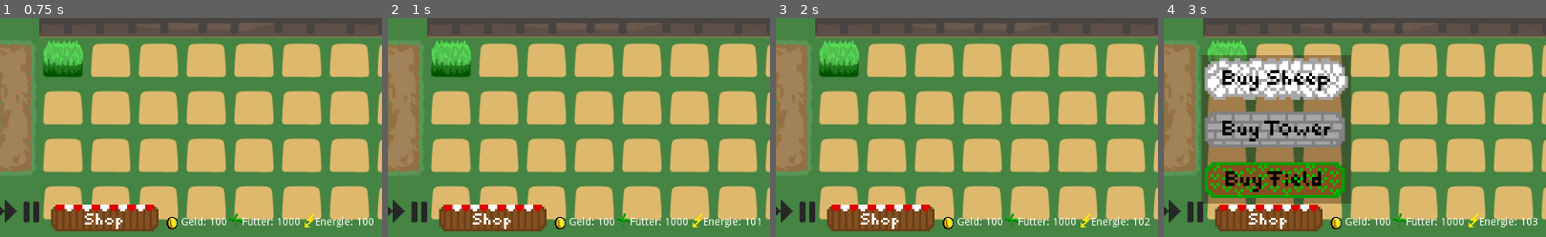
Above: before the commit, frames 1-4 (left to right).
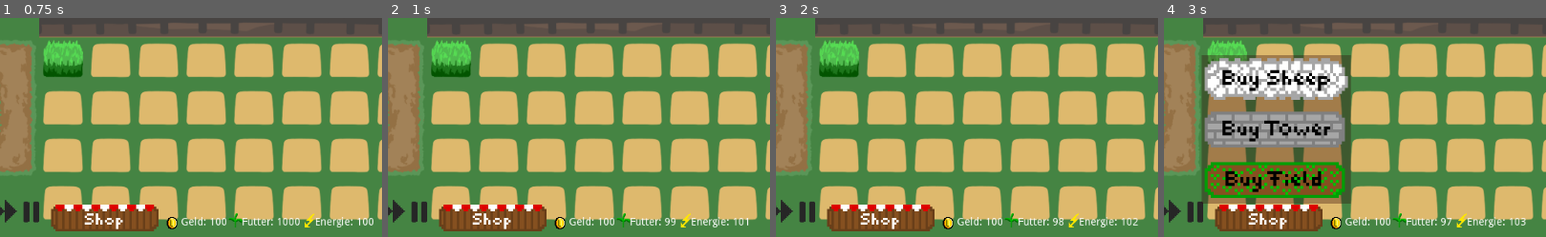
Above: after the commit, the same moments.

Repository: winnerbyhabit/bifigamejamWS19
Game: Godot game, scene res://Game.tscn
The game is run twice, just before and just after one commit, with the same random seed, the same clock (stepped at 60 frames per second) and the same inputs. Sound files missing from this copy of the repository are replaced by a short silence.
Inputs (mouse positions are % of the whole screen's width and height, from its top left):
- Up to frame 1 (0.75 s): click (46, 97) at 0.5 s
- Up to frame 2 (1 s): no input
- Up to frame 3 (2 s): click (46, 97) at 1.25 s
- Up to frame 4 (3 s): click (46, 97) at 2 s; click (59, 97) at 2.75 s
The pictures show only the part of the screen within x 45-95%, y 50-100%; the shares and areas given below are measured in that part.

Frame 1 is identical in both runs. In frame 2, 0.5% of the frame differs, in the area x 72-98%, y 89-96%; in frame 3, 0.6%; in frame 4, 0.6%.

Commit message:
food consumation

Diff:
--- a/project/Game.gd
+++ b/project/Game.gd
@@ -2,12 +2,15 @@
 
 export var geld = 100
 export var energie = 100
+export var futter = 100
+
 
 export var base_costs_sheep = 50
 export var base_costs_field = 50
 export var base_costs_tower = 50
 
 export var energy_production_per_sheep_per_second = 1
+export var foot_consumation_per_sheep_per_second = 1
 
 export var sheeps = 1
 
@@ -21,21 +24,13 @@
 		#energy
 		update_energy(sheeps * energy_production_per_sheep_per_second)
 
+		update_futter(sheeps * foot_consumation_per_sheep_per_second * -1)
+
 # Called when the node enters the scene tree for the first time.
 func _ready():
 	update_geld(0)
 	update_energy(0)
 	$GUI.set_schafe(sheeps)
-
-#energiekosten Türme
-func turmschuss(energie):
-	energie -= 5
-	get_node("GUI").set_energie(energie)
-
-#futterfunktion
-func futter(schaf, ziege, feld, futter):
-	futter = futter - schaf * 5 - ziege * 5 + feld * 5
-	get_node("GUI").set_futter(futter)
 
 func update_energy(energy_add):
 	energie += energy_add
@@ -45,6 +40,10 @@
 func update_geld(geld_add):
 	geld += geld_add
 	get_node("GUI").set_geld(geld)
+
+func update_futter(futter_add):
+	futter += futter_add
+	$GUI.set_futter(futter)
 
 func _on_GUI_buy_sheep():
 	sheeps += 1
